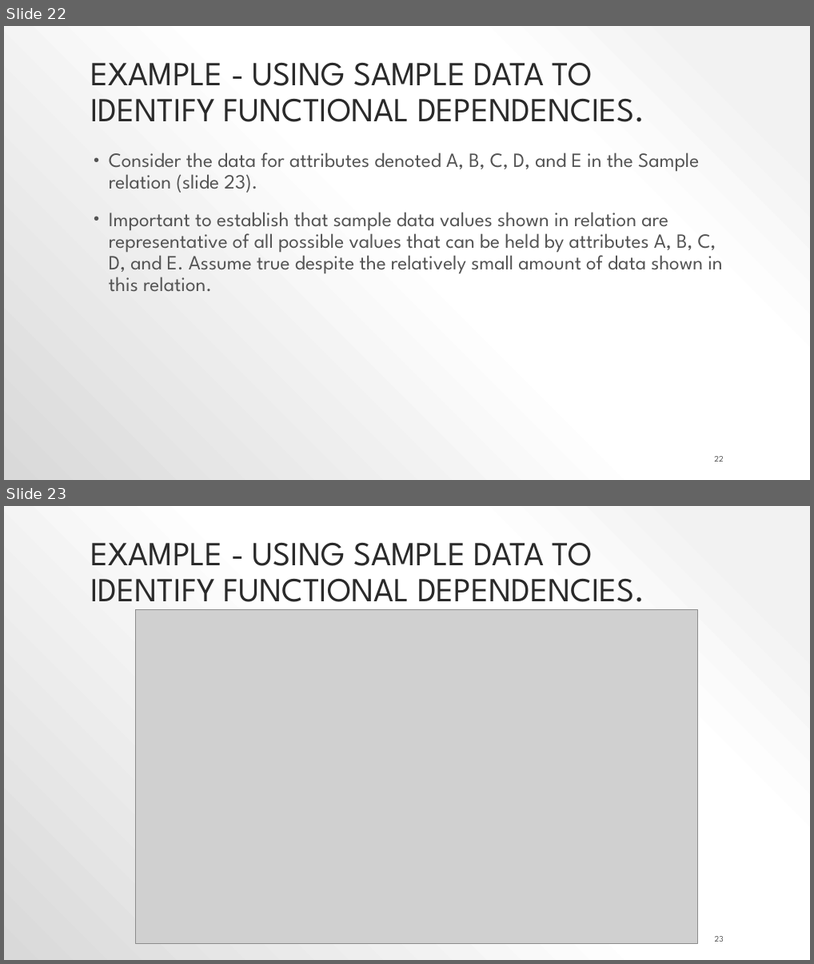
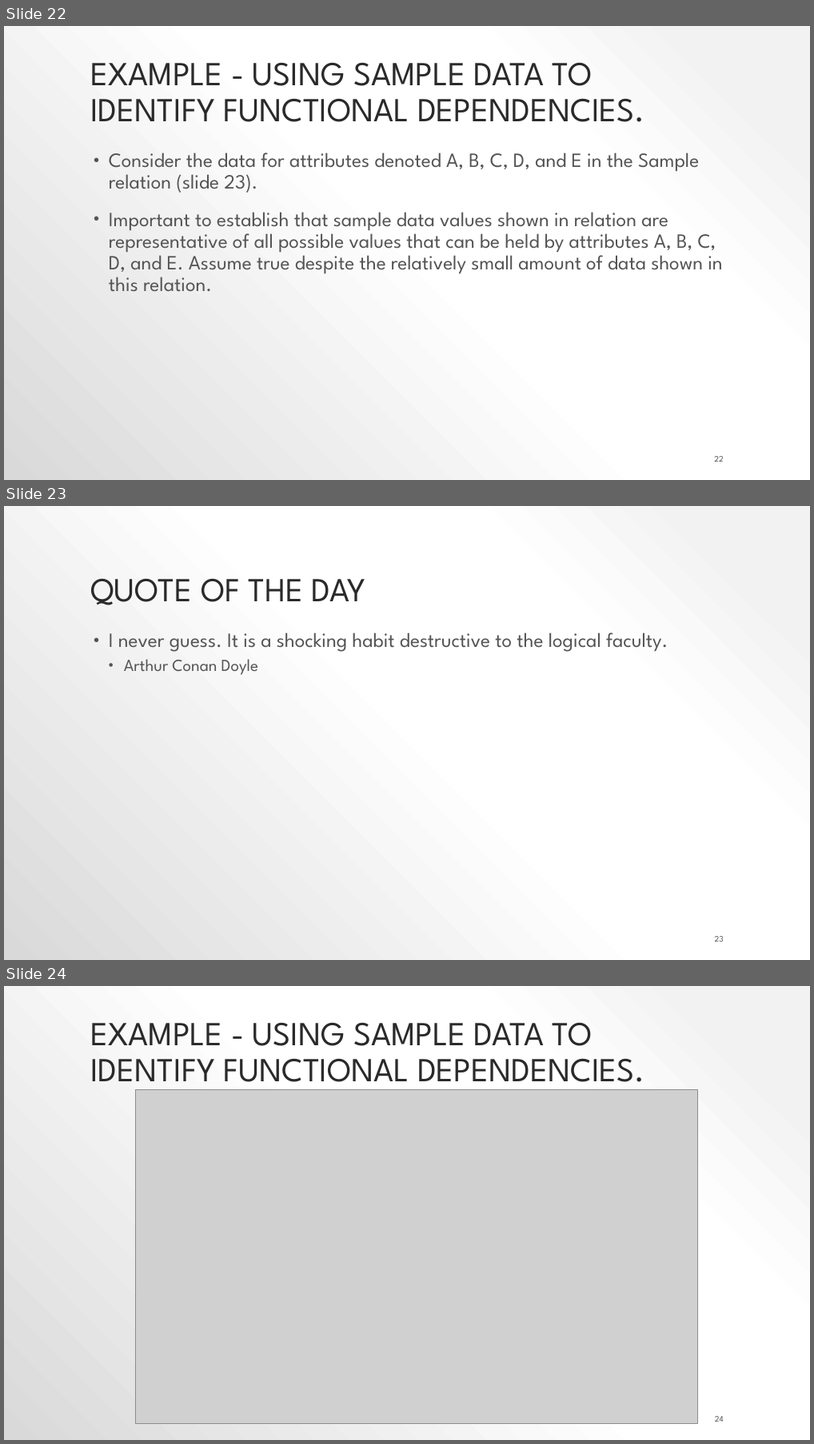
Before and after one commit to Akdeniz-CSE-Students/CSE-204-Database-Management-Systems, a slide deck: Lecture Notes/LectureSlides/CSE204_Lecture_09_Normalization.pptx. Shown one above the other, each under a label of ours: slides 22 and 23 before the commit, slides 22, 23 and 24 after it. The pictures are 814x964 and 814x1444 pixels, drawn with LibreOffice and Linux fonts; fonts in the diff are those of the drawing; grey boxes stand for pictures; background and template pictures are left out. Boxes give left, top, right and bottom in pixels: in the first picture for what was removed or moved away, otherwise in the second. Text is boxed around its words. In the diff, an @@ line names an element or a change of style, - is before the commit and + after.

```diff
--- a/Lecture Notes/LectureSlides/CSE204_Lecture_09_Normalization.pptx
+++ b/Lecture Notes/LectureSlides/CSE204_Lecture_09_Normalization.pptx
@@ slide 23 added at [4, 506, 810, 960], background gradient #F2F2F2 to #FFFFFF to #D9D9D9 @@
@@ title added at [90, 578, 366, 605], 40 pt, text #2A2A2A @@
+QUOTE OF THE DAY
@@ text added at [109, 632, 668, 675], 24 pt, text #545454 @@
+• I never guess. It is a shocking habit destructive to the logical faculty.
+  • Arthur Conan Doyle
@@ page number added at [715, 936, 724, 941], 10 pt, text #545454 @@
+23
@@ what was slide 23 is now slide 24 @@
@@ page number at [715, 1416, 724, 1421]: text changed @@
-23
+24
```
Also in this commit, not shown: 1 slide changed, 5 other files.
